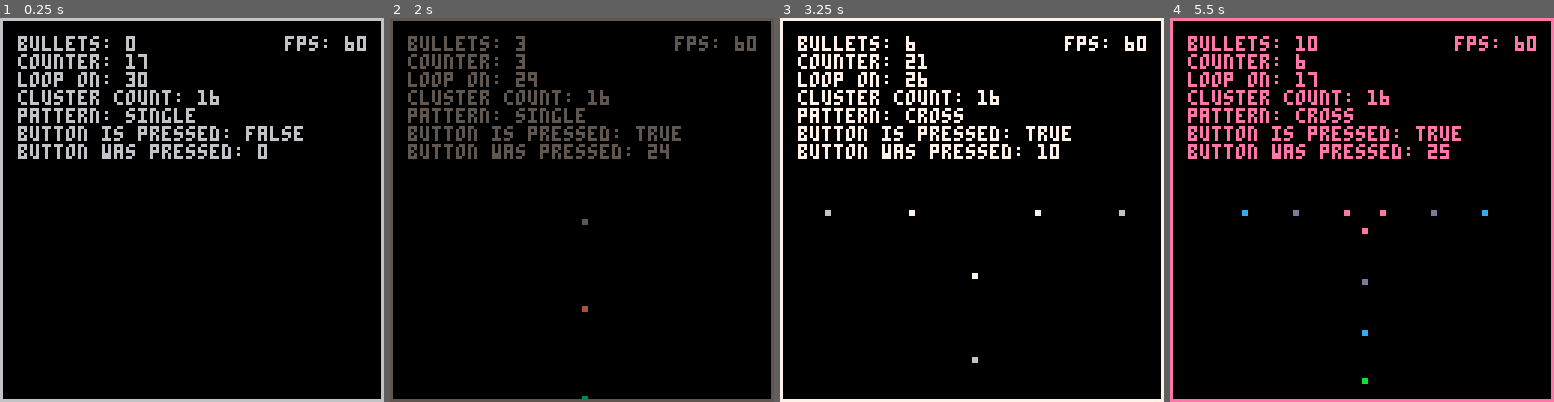
Above: before the commit, frames 1-4 (left to right).
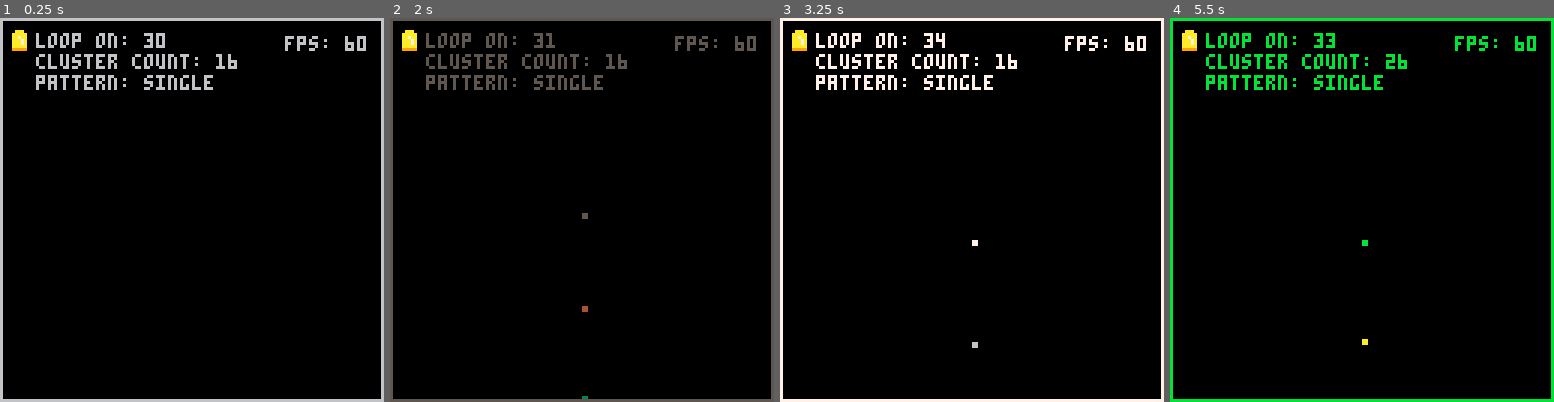
Above: after the commit, the same moments.

Repository: rustybailey/bullet_pattern_tester
Game: PICO-8 cartridge bullet_pattern_tester.p8
The game is run twice, just before and just after one commit, with the same random seed, the same clock (stepped at 60 frames per second) and the same inputs.
Inputs:
- Up to frame 1 (0.25 s): no input
- Up to frame 2 (2 s): hold Right from 1.6 s (still down)
- Up to frame 3 (3.25 s): release Right at 2.1 s; hold Up 2.15-2.42 s; hold Right 2.47-3.03 s; hold Left from 3.08 s (still down)
- Up to frame 4 (5.5 s): release Left at 3.58 s; hold Down 3.63-3.97 s; hold Right 4.02-4.68 s; hold Up 4.73-5.03 s; hold Left from 5.08 s (still down)

The runs differ from the first frame. In frame 1, 6.5% of the frame differs, in the area x 3-79%, y 3-37%; in frame 2, 6.5%; in frame 3, 6.6%; in frame 4, 11%, in the area x 0-100%, y 0-100%.

Commit message:
Add menu functionality.

Diff:
--- a/bullet_pattern_tester.p8
+++ b/bullet_pattern_tester.p8
@@ -95,54 +95,93 @@
 btn_was_pressed_times = 0
 btn_is_pressed = false
 
-function handle_controls()
-  -- todo: don't let it go below zero
-  -- todo: enhance into an actual menu of items to increase/decrease; up/down goes through menu items (frequency/grouping count/burst), left/right changes value
-  btn_is_pressed = false
-
-  if (btn(0)) then
-    if btn_was_pressed_times == 0 or btn_was_pressed_times > 30 then
-      max_counter += 1
-    end
-    btn_is_pressed = true
-  end
-
-  if (btn(1)) then
-    if btn_was_pressed_times == 0 or btn_was_pressed_times > 30 then
-      max_counter -= 1
-    end
-    btn_is_pressed = true
-  end
-
-  if (btn(2)) then
-    if btn_was_pressed_times == 0 or btn_was_pressed_times > 30 then
-      pattern += 1
-      if (pattern > #patterns) then
-        pattern = 1
-      end
-    end
-    btn_is_pressed = true
-  end
-
-  if (btn(3)) then
-    if btn_was_pressed_times == 0 or btn_was_pressed_times > 30 then
-      pattern -= 1
-    end
-    if (pattern < 1) then
-      pattern = #patterns
-    end
-    btn_is_pressed = true
-  end
-
-  if btn_is_pressed == true then
-    btn_was_pressed_times += 1
-  else
-    btn_was_pressed_times = 0
-  end
-end
+menu_cursor = {
+  sprite = 5,
+  x = 4,
+  y = 4,
+  width = 6,
+  height = 7,
+  update = function(self)
+    btn_is_pressed = false
+    if (btn(2)) then
+      if btn_was_pressed_times == 0 or btn_was_pressed_times > 30 then
+        self.y -= self.height
+        if (self.y < 4) then
+          self.y = 4
+        end
+      end
+      btn_is_pressed = true
+    end
+
+    if (btn(3)) then
+      if btn_was_pressed_times == 0 or btn_was_pressed_times > 30 then
+        self.y += self.height
+        if (self.y >= (self.height * 2 + 4)) then
+          self.y = (self.height * 2 + 4)
+        end
+      end
+      btn_is_pressed = true
+    end
+
+    if (btn(1)) then
+      if btn_was_pressed_times == 0 or btn_was_pressed_times > 30 then
+        if menu_cursor.y == 4 then
+          max_counter += 1
+        elseif menu_cursor.y == 11 then
+          max_cluster_count += 1
+        elseif menu_cursor.y == 18 then
+          pattern += 1
+          if (pattern > #patterns) then
+            pattern = 1
+          end
+        end
+      end
+      btn_is_pressed = true
+    end
+
+    if (btn(0)) then
+      if btn_was_pressed_times == 0 or btn_was_pressed_times > 30 then
+        if menu_cursor.y == 4 then
+          max_counter -= 1
+        elseif menu_cursor.y == 11 then
+          max_cluster_count -= 1
+        elseif menu_cursor.y == 18 then
+          pattern -= 1
+          if (pattern <= 0) then
+            pattern = #patterns
+          end
+        end
+      end
+      btn_is_pressed = true
+    end
+
+    if btn_is_pressed == true then
+      btn_was_pressed_times += 1
+    else
+      btn_was_pressed_times = 0
+    end
+  end,
+  draw = function(self)
+    spr(self.sprite, self.x, self.y)
+  end
+}
+
+-- function handle_menu_item_value_change()
+--   -- todo: don't let it go below zero
+--   btn_is_pressed = false
+
+
+
+--   if btn_is_pressed == true then
+--     btn_was_pressed_times += 1
+--   else
+--     btn_was_pressed_times = 0
+--   end
+-- end
 
 function _update60()
-  handle_controls()
+  menu_cursor:update()
+  -- handle_menu_item_value_change()
 
   -- todo: change counter to loop through 60 frames, make different var for frequency?
   counter += 1
@@ -164,19 +203,30 @@
 function _draw()
   cls()
 
-	for bullet in all(bullets) do
+
+
+  for bullet in all(bullets) do
     bullet:draw()
   end
 
-  print('bullets: ' .. count(bullets), 6, 6)
-  print('counter: ' .. counter, 6, 12)
-  print('loop on: ' .. max_counter, 6, 18)
-  print('cluster count: ' .. max_cluster_count, 6, 24)
-  print('pattern: ' .. patterns[pattern], 6, 30)
-
-  print('button is pressed: ' .. (btn_is_pressed and 'true' or 'false'), 6, 36)
-  print('button was pressed: ' .. btn_was_pressed_times, 6, 42)
-
-  print ('fps: ' .. stat(7), 95, 6)
+  -- print('bullets: ' .. count(bullets), 12, 5)
+  -- print('counter: ' .. counter, 12, 12)
+  print('loop on: ' .. max_counter, 12, 5)
+  print('cluster count: ' .. max_cluster_count, 12, 12)
+  print('pattern: ' .. patterns[pattern], 12, 19)
+
+  print('fps: ' .. stat(7), 95, 6)
+
+  menu_cursor:draw()
   rect(0, 0, 127, 127)
 end
+
+__gfx__
+0000000000000000000a0000000c00000a0000000aaa000000000000000000000000000000000000000000000000000000000000000000000000000000000000
+000000000000000000aaa00000ccc000aaa00000aaaaa00000000000000000000000000000000000000000000000000000000000000000000000000000000000
+007007000000000000aaa00000ccc000aa700000aa7aa00000000000000000000000000000000000000000000000000000000000000000000000000000000000
+00077000000000000aa7aa000cc7cc00aa700000aaa7a00000000000000000000000000000000000000000000000000000000000000000000000000000000000
+00077000000000000aaa7a000ccc7c00aaa00000aaa7a00000000000000000000000000000000000000000000000000000000000000000000000000000000000
+00700700000000000aaa7a000ccc7c0099900000aaaaa00000000000000000000000000000000000000000000000000000000000000000000000000000000000
+00000000000000000aaaaa000ccccc00000000009999900000000000000000000000000000000000000000000000000000000000000000000000000000000000
+0000000000000000099999000ddddd00000000000000000000000000000000000000000000000000000000000000000000000000000000000000000000000000
